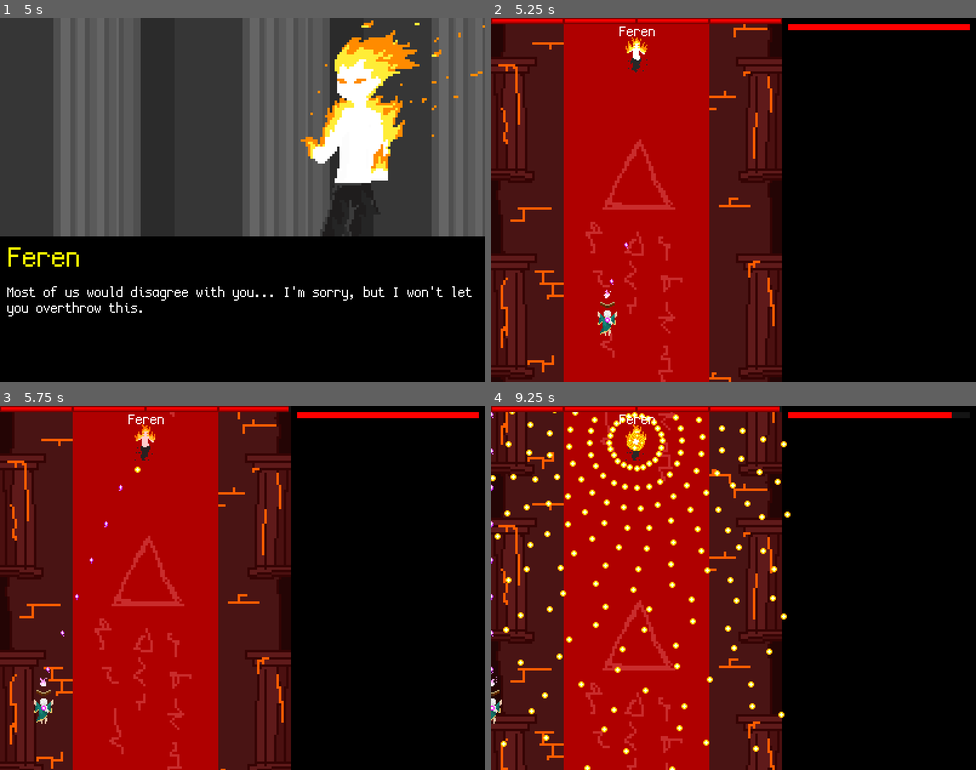
Above: before the commit, frames 1-4 (two rows, left to right).
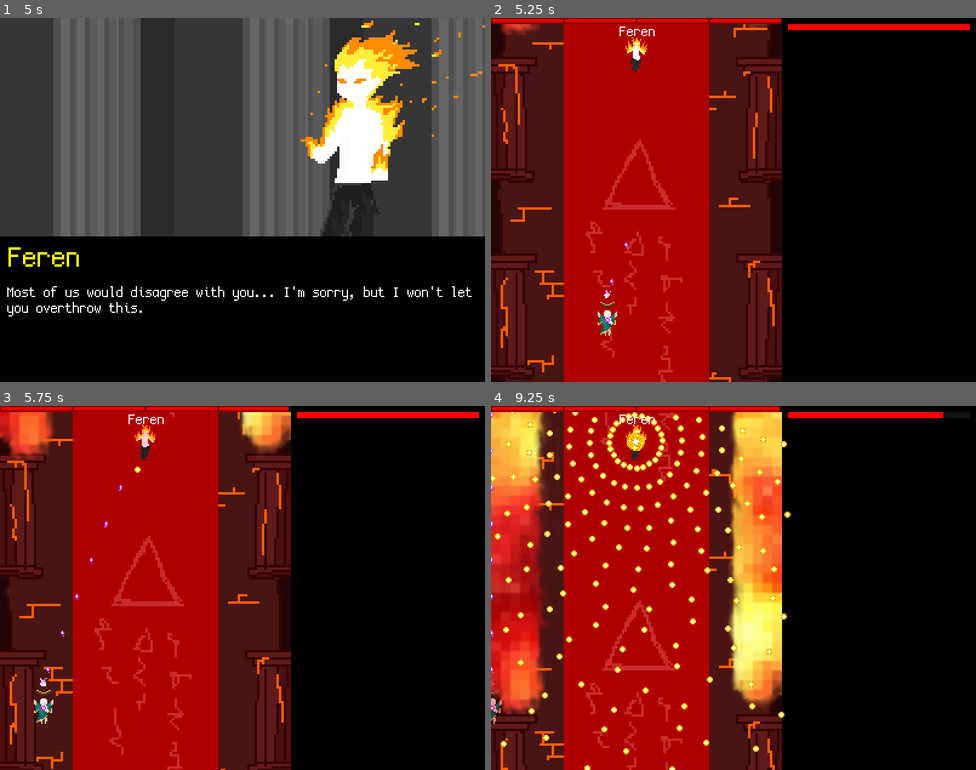
Above: after the commit, the same moments.

Repository: Voltinus/rimu
Game: Godot game, scene res://levels/LanguageSelector/LanguageSelector.tscn
The game is run twice, just before and just after one commit, with the same random seed, the same clock (stepped at 60 frames per second) and the same inputs.
Inputs (mouse positions are in pixels of both pictures, inside the frame that each line leads up to):
- Up to frame 1 (5 s): click (242, 152) at 0.5 s; click "New game" at 1.25 s; tap Enter (dialogue_skip) at 2, 3.5 s; hold D (move_right) 2.03-2.78 s; tap Space at 2.75, 4.25 s; hold S (move_down) 2.78-3.53 s; hold D (move_right) 3.53-4.28 s; hold W (move_up) from 4.28 s (still down)
- Up to frame 2 (5.25 s): tap Enter (dialogue_skip) at 5 s; release W (move_up) at 5.03 s; hold A (move_left) from 5.03 s (still down)
- Up to frame 3 (5.75 s): keep holding A (move_left)
- Up to frame 4 (9.25 s): release A (move_left) at 6.53 s; hold S (move_down) 6.53-7.28 s; hold D (move_right) 7.28-8.03 s; hold W (move_up) 8.03-8.78 s; hold D (move_right) from 8.78 s (still down)

Frame 1 is identical in both runs. In frame 2, 0.2% of the frame differs, in the area x 2-58%, y 1-5%; in frame 3, 2.2%; in frame 4, 16%, in the area x 0-95%, y 1-88%.

Commit message:
Added some typing

Diff:
--- a/actors/Enemy/Enemy.gd
+++ b/actors/Enemy/Enemy.gd
@@ -2,28 +2,28 @@
 class_name Enemy
 
 
-const MAX_HP = 100
-var hp = MAX_HP
-var alive = true
-var _element = null
+const MAX_HP: int = 100
+var hp: int = MAX_HP
+var alive: bool = true
+var _element: String
 
-var Bullet = preload('res://objects/EnemyBullet/EnemyBullet.tscn')
+var EnemyBullet = preload('res://objects/EnemyBullet/EnemyBullet.tscn')
 
 signal hitted(hp_left)
 signal died
 
-var shooting = true
+var shooting: bool = true
 
 var current_state: int = 0
-var states = [
+var states: Array = [
 	{ 'target': Vector2(0.5, 0.1) }
 ]
 
 # These states are copied by reference to "states"
 # after reaching tresholds 75%, 50% and 25% hp
-var states2 = null
-var states3 = null
-var states4 = null
+var states2: Array = []
+var states3: Array = []
+var states4: Array = []
 
 
 func init(element):
@@ -32,14 +32,12 @@
 	do_state()
 
 
-func burst(n, d = -1):
-	n = float(n)
-
+func burst(n: float, d: float = -1):
 	if d == -1:
 		d = randf()
 
 	for i in range(n):
-		var node = Bullet.instance()
+		var node = EnemyBullet.instance()
 		var vel = Vector2(sin((i/n)*TAU + d), cos((i/n)*TAU + d))
 		node.init(vel, position, _element)
 		get_parent().add_child(node)
@@ -47,24 +45,24 @@
 
 var treshold_reached = 0
 
-func hit(damage):
+func hit(damage: int):
 	if !alive:
 		return
 
-	hp = max(0, hp - damage)
+	hp = int(max(0, hp - damage))
 	emit_signal('hitted', float(hp)/MAX_HP)
 	($AnimationPlayer as AnimationPlayer).play('damage')
 	if hp == 0:
 		emit_signal('died')
 		alive = false
 
-	if float(hp)/MAX_HP <= 0.75 and states2 != null:
+	if float(hp)/MAX_HP <= 0.75 and states2 != []:
 		treshold_reached = 2
 
-	if float(hp)/MAX_HP <= 0.5 and states3 != null:
+	if float(hp)/MAX_HP <= 0.5 and states3 != []:
 		treshold_reached = 3
 
-	if float(hp)/MAX_HP <= 0.25 and states4 != null:
+	if float(hp)/MAX_HP <= 0.25 and states4 != []:
 		treshold_reached = 4
 
 
@@ -74,9 +72,9 @@
 var velocity : Vector2
 var target   = Vector2(60, 20)
 
-var target_reached = false
-var delay_finished = false
-var callback_ended = false
+var target_reached: bool = false
+var delay_finished: bool = false
+var callback_ended: bool = false
 
 func do_state():
 	while alive:
@@ -119,13 +117,13 @@
 			match treshold_reached:
 				2:
 					states = states2
-					states2 = null
+					states2 = []
 				3:
 					states = states3
-					states3 = null
+					states3 = []
 				4:
 					states = states4
-					states4 = null
+					states4 = []
 			current_state = 0
 			treshold_reached = 0
 
@@ -133,7 +131,7 @@
 		delay_finished = false
 		callback_ended = false
 
-func _physics_process(_delta):
+func _physics_process(_delta: float) -> void:
 	if states[current_state].has("target"):
 		var current_target = states[current_state].target
 		current_target *= Vector2(Global.game_width(), Global.game_height())
@@ -149,7 +147,7 @@
 	if not alive or !shooting or get_node('../Player') == null:
 		return
 
-	var node = Bullet.instance()
+	var node = EnemyBullet.instance()
 	var vel = ((get_node('../Player') as Player).position - position).normalized()
 	node.init(vel, position, _element)
 	get_parent().add_child(node)
--- a/levels/Level1Fire/Enemy.gd
+++ b/levels/Level1Fire/Enemy.gd
@@ -7,6 +7,7 @@
 
 func _ready():
 	states = [
+		{ "callback": "spawn_lava_walls" },
 		{ "wait": 1 },
 		{ "callback": "byle_jak" },
 		{ "target": Vector2(0.8, 0.2) },
@@ -56,7 +57,7 @@
 			for k in range(2):
 				if not alive:
 					return
-				var node = Bullet.instance()
+				var node = EnemyBullet.instance()
 				var vel = Vector2(0, 1)
 				var pos
 				if k:
@@ -83,9 +84,10 @@
 	yield(get_tree().create_timer(5), 'timeout')
 	callback_ended = true
 
-func spawn_lava_walls():
-	var lava_walls_instance = LavaWalls.instance()
-	$"/root/Level1Fire/Game".add_child(lava_walls_instance)
+func spawn_lava_walls() -> void:
+	var lava_walls_instance: Area2D = LavaWalls.instance()
+	($"/root/Level1Fire/Game" as Node2D).add_child(lava_walls_instance)
+	callback_ended = true
 
 func despawn_lava_walls():
 	pass
@@ -96,12 +98,12 @@
 
 	if float(hp)/MAX_HP < 0.5:
 		for i in range(3):
-			var node = Bullet.instance()
-			var vel = ((get_node('../Player') as Player).position - position + Vector2((i-1)*10, 0)).normalized()
+			var node: EnemyBullet = EnemyBullet.instance()
+			var vel: Vector2 = ((get_node('../Player') as Player).position - position + Vector2((i-1)*10, 0)).normalized()
 			node.init(vel, position, 'flame')
 			get_parent().add_child(node)
 	else:
-		var node = Bullet.instance()
-		var vel = ((get_node('../Player') as Player).position - position).normalized()
+		var node: EnemyBullet = EnemyBullet.instance()
+		var vel: Vector2 = ((get_node('../Player') as Player).position - position).normalized()
 		node.init(vel, position, _element)
 		get_parent().add_child(node)
--- a/objects/EnemyBullet/EnemyBullet.tscn
+++ b/objects/EnemyBullet/EnemyBullet.tscn
@@ -66,6 +66,7 @@
 [node name="AnimatedSprite" type="AnimatedSprite" parent="."]
 frames = SubResource( 4 )
 animation = "flame"
+frame = 2
 playing = true
 
 [node name="CollisionShape2D" type="CollisionShape2D" parent="."]
--- a/objects/LavaWalls/LavaWalls.gd
+++ b/objects/LavaWalls/LavaWalls.gd
@@ -1,4 +1,5 @@
 extends Area2D
+class_name LavaWalls
 
 
 var counter = 0
--- a/project.godot
+++ b/project.godot
@@ -24,6 +24,11 @@
 "language": "GDScript",
 "path": "res://templates/Level/GUI.gd"
 }, {
+"base": "Area2D",
+"class": "LavaWalls",
+"language": "GDScript",
+"path": "res://objects/LavaWalls/LavaWalls.gd"
+}, {
 "base": "KinematicBody2D",
 "class": "Player",
 "language": "GDScript",
@@ -48,6 +53,7 @@
 "Enemy": "",
 "EnemyBullet": "",
 "GUI": "",
+"LavaWalls": "",
 "Player": "",
 "PlayerBullet": "",
 "Scroll": "",
